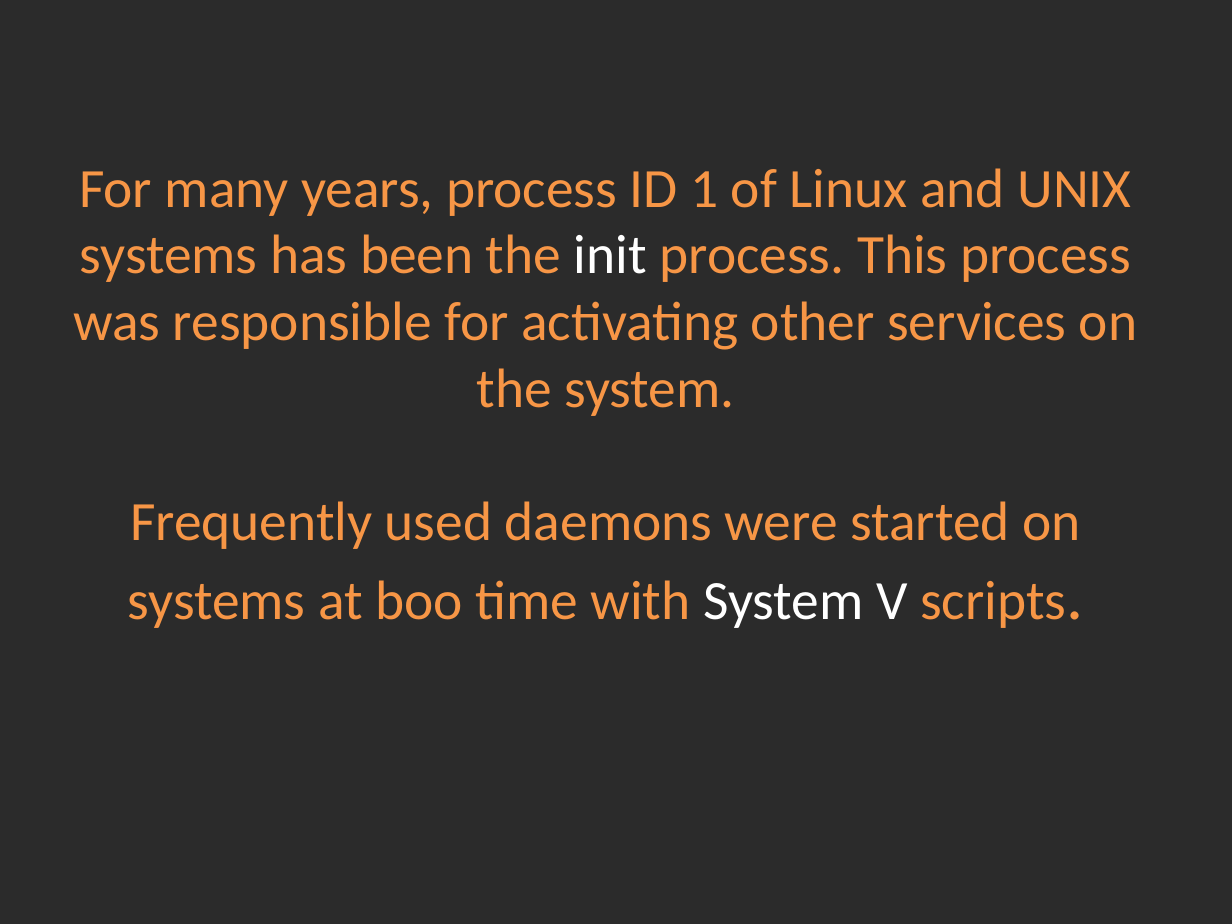
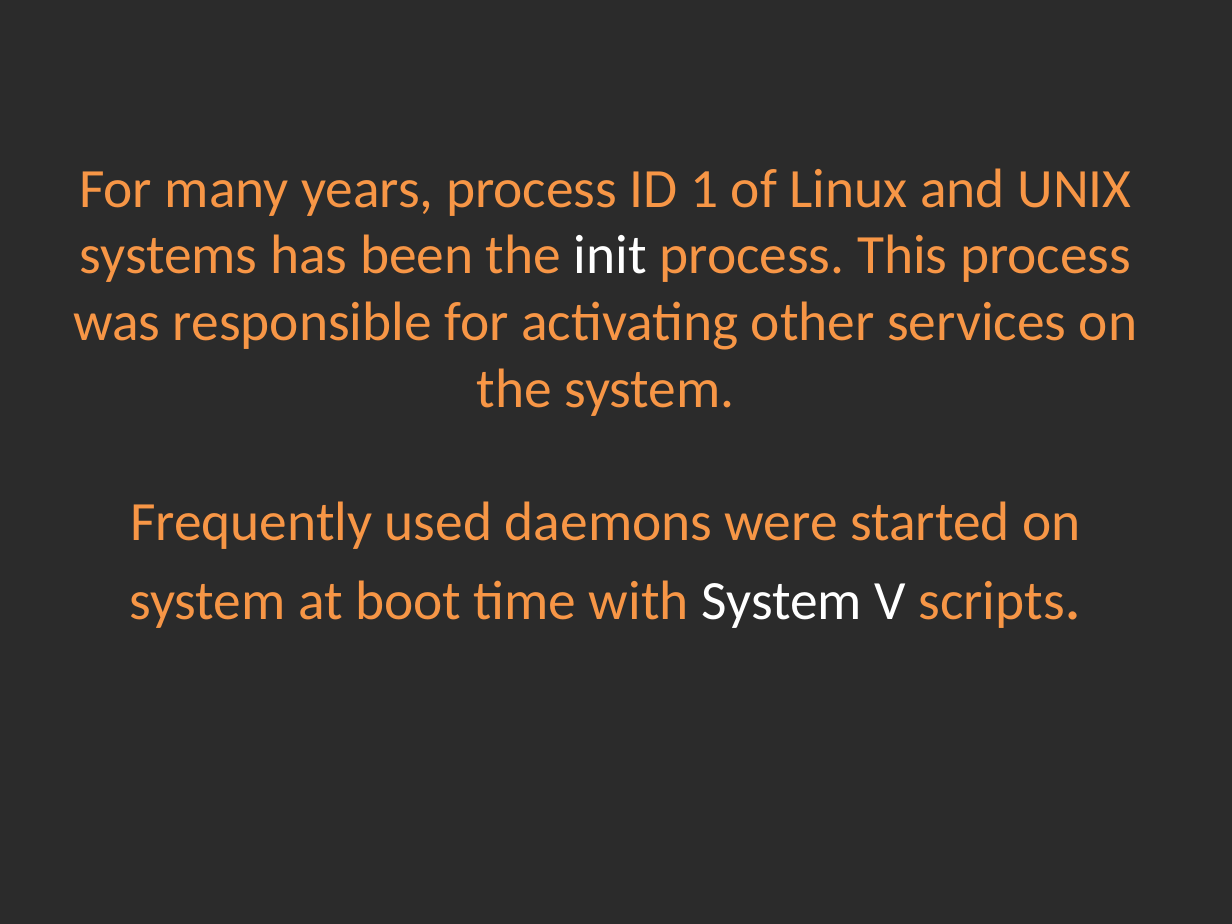
Before and after one commit to Academy-Soft-Intellect/Linux-Course, a slide deck: slide 1 of 10.SystemD_And_TheBootProcedure/10-SystemDAndTheBootProcedure.pptx. Drawn at 1232x924 pixels with LibreOffice and Linux fonts; fonts in the diff are those of the drawing; background and template pictures are left out; a plain dark background stands for a picture behind light text. Boxes give left, top, right and bottom in pixels: in the first picture for what was removed or moved away, otherwise in the second. Text is boxed around its words. In the diff, an @@ line names an element or a change of style, - is before the commit and + after.

Commit message:
Systemd typos.

```diff
--- a/10.SystemD_And_TheBootProcedure/10-SystemDAndTheBootProcedure.pptx
+++ b/10.SystemD_And_TheBootProcedure/10-SystemDAndTheBootProcedure.pptx
@@ title at (x1=73, y1=168, x2=1137, y2=628): text changed @@
-For many years, process ID 1 of Linux and UNIX systems has been the init process. This process was responsible for activating other services on the system.
-Frequently used daemons were started on systems at boo time with System V scripts.
+For many years, process ID 1 of Linux and UNIX systems has been the init process. This process was responsible for activating other services on the system.
+Frequently used daemons were started on system at boot time with System V scripts.
```
Also in this commit, not shown: 4 other slides changed.
